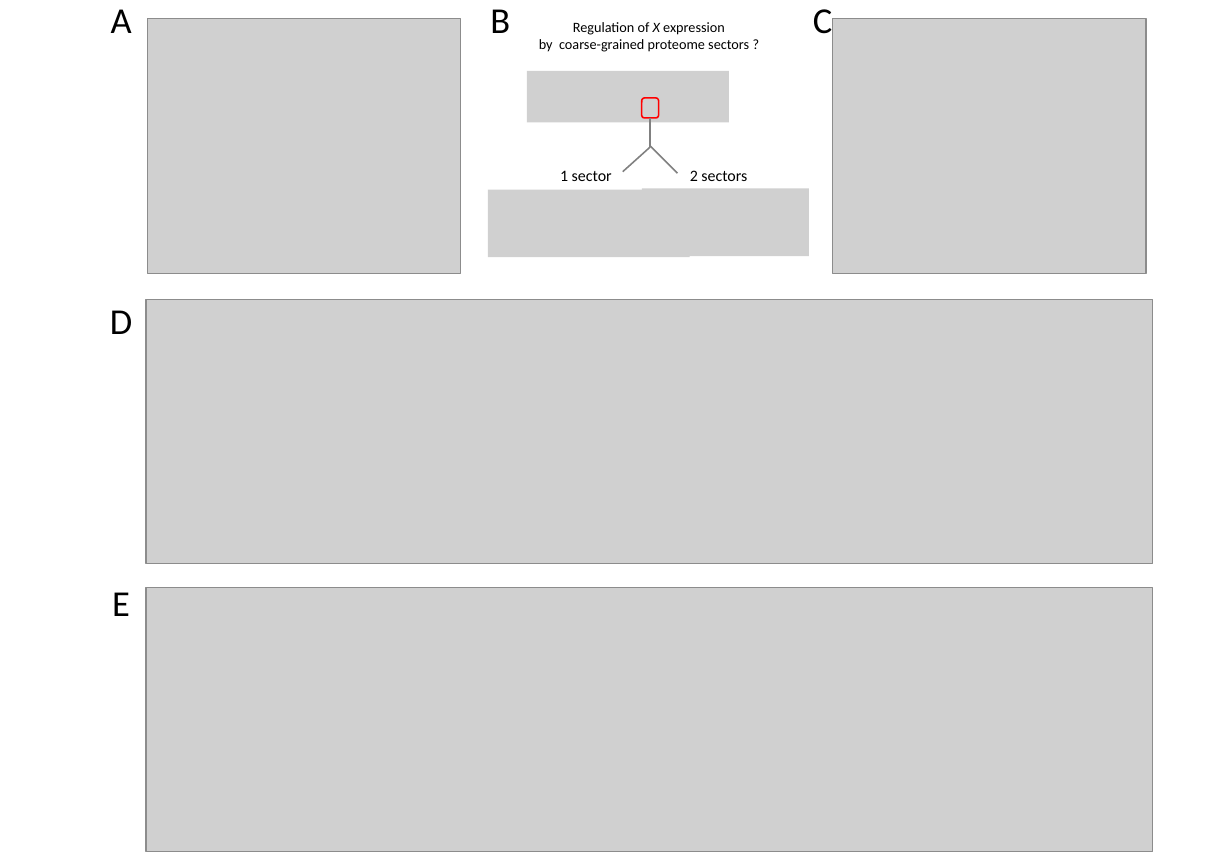
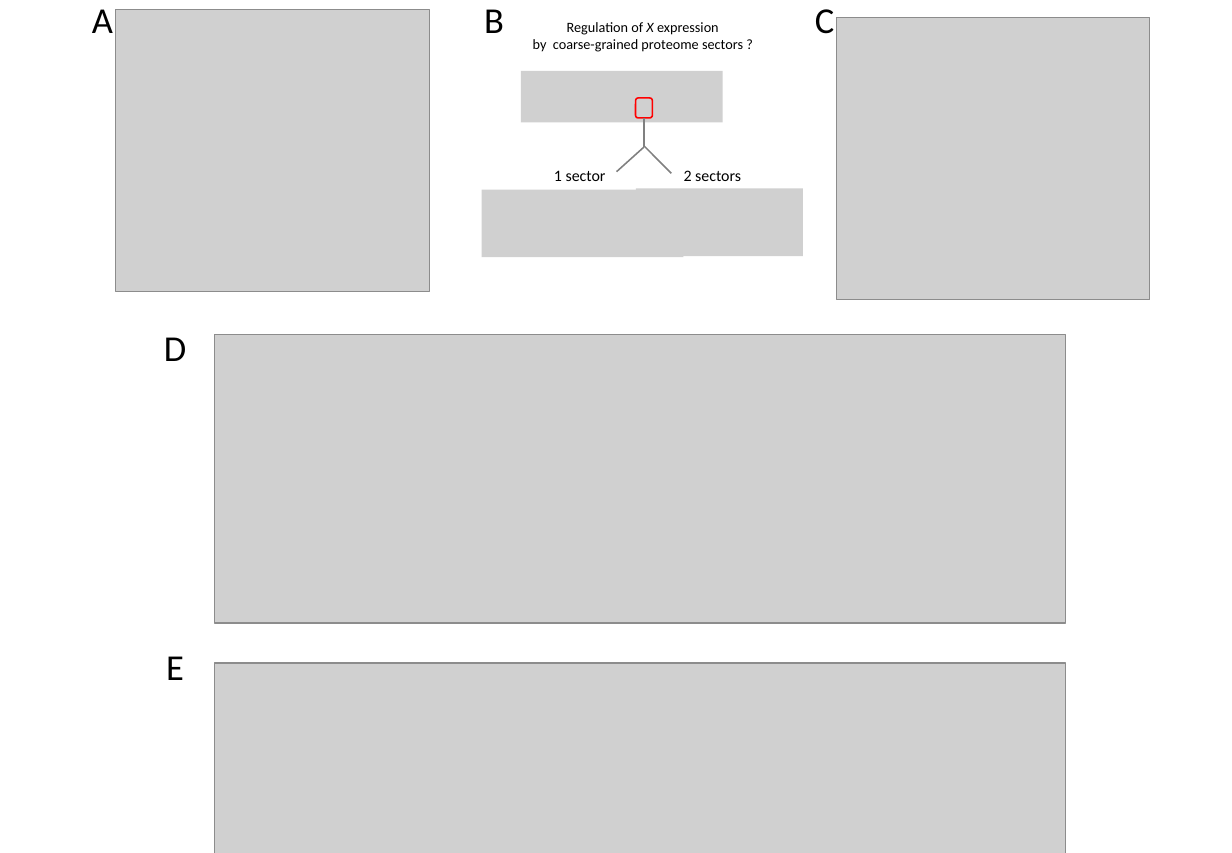
Before and after one commit to ImperialCollegeLondon/coli-whole-cell-coarse-grained-model, a slide deck: slide 1 of figure-assembly/figure-3.pptx. Drawn at 1232x853 pixels with LibreOffice and Linux fonts; fonts in the diff are those of the drawing; grey boxes stand for pictures. Boxes give left, top, right and bottom in pixels: in the first picture for what was removed or moved away, otherwise in the second. Text is boxed around its words. In the diff, an @@ line names an element or a change of style, - is before the commit and + after.

```diff
--- a/figure-assembly/figure-3.pptx
+++ b/figure-assembly/figure-3.pptx
@@ text "A": place and size @@
-text "A" at (111, 9, 132, 33)
+text "A" at (92, 9, 113, 33)
@@ picture: place and size @@
-picture at (147, 19, 461, 274)
+picture at (116, 9, 430, 291)
@@ picture: place and size @@
-picture at (833, 19, 1147, 274)
+picture at (837, 17, 1151, 299)
@@ 4 texts, 3 pictures, 3 lines, 1 rounded rectangle: place and size @@
-4 texts, 3 pictures, 3 lines, 1 rounded rectangle at (488, 9, 809, 257)
+4 texts, 3 pictures, 3 lines, 1 rounded rectangle at (482, 9, 803, 257)
@@ text "D": place and size @@
-text "D" at (110, 310, 132, 334)
+text "D" at (164, 337, 186, 361)
@@ picture: place and size @@
-picture at (146, 299, 1152, 563)
+picture at (215, 334, 1066, 623)
@@ picture removed at (146, 588, 1152, 852) @@
@@ text "E": place and size @@
-text "E" at (112, 592, 130, 616)
+text "E" at (166, 656, 184, 680)
@@ picture added at (215, 663, 1066, 853) @@
```
Also in this commit, not shown: 7 other files.
